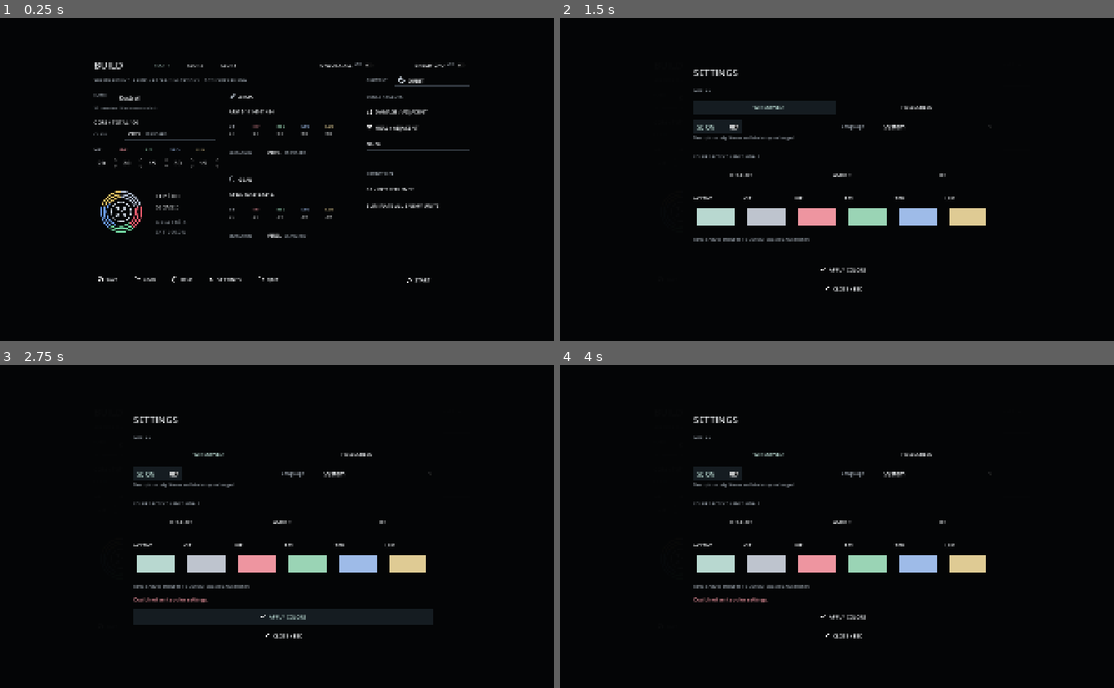
Above: before the commit, frames 1-4 (two rows, left to right).
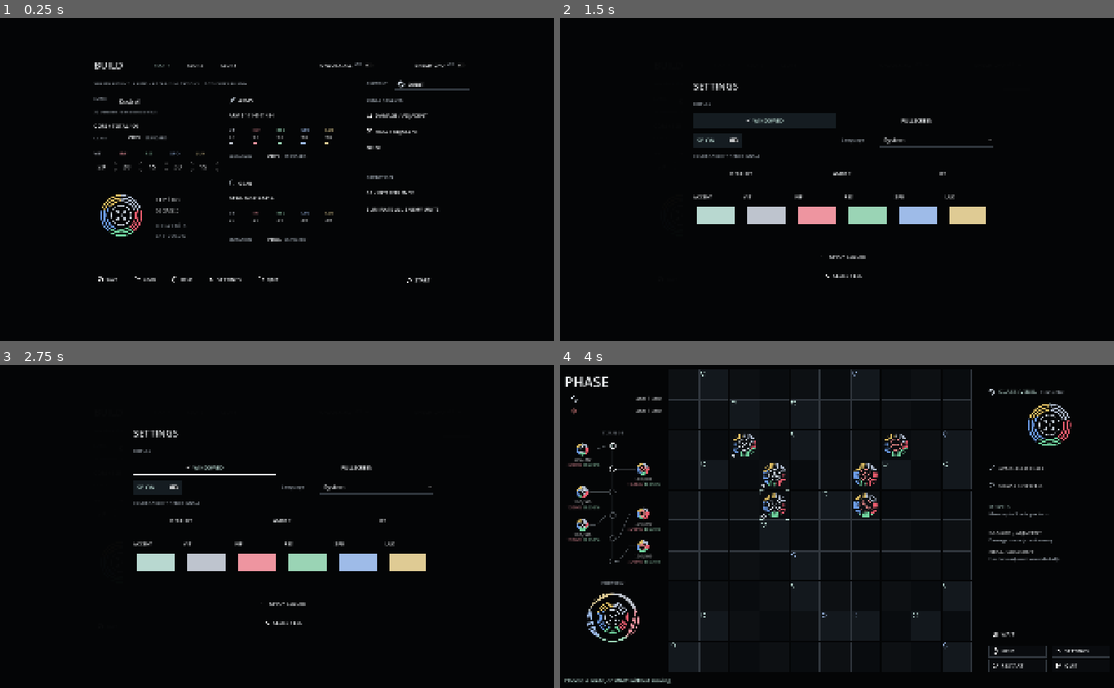
Above: after the commit, the same moments.

Repository: Glitch-Sound/phase
Game: Godot game, scene res://main.tscn
Same seed, same stepped clock (60 frames per second), same inputs: the game is played once before the commit and once after it. Sound files missing from this copy of the repository are replaced by a short silence.
Inputs:
- Up to frame 1 (0.25 s): no input
- Up to frame 2 (1.5 s): click "SETTINGS" at 0.5 s; click "WINDOWED" at 1.25 s
- Up to frame 3 (2.75 s): click "APPLY COLORS" at 2 s
- Up to frame 4 (4 s): click "START" at 2.75 s; click "START" at 3.5 s

The runs differ from the first frame. In frame 1, 4.7% of the frame differs, in the area x 16-85%, y 17-70%; in frame 2, 4.2%; in frame 3, 5.5%; in frame 4, 9.5%, in the area x 0-100%, y 1-99%.

Commit message:
fix: 設定の表示切替と余白を整える
simplify-settings-and-window-mode

Diff:
--- a/game/tuning.gd
+++ b/game/tuning.gd
@@ -168,6 +168,7 @@
 const BATTLE_HP_GAP := 16.0
 const BATTLE_HP_RIGHT := 360.0
 # BUILDは左から構成と結果、装備の比較、スキルと出撃の3列。
+const BUILD_CONTENT_GAP := 12.0
 const BUILD_RECT := Rect2(300,115,1320,810)
 # トグル同士を近づけて右へ揃え、ユニット選択との余白を広くする。
 const BUILD_CPU_TOGGLE_RECT := Rect2(988,22,288,43)
@@ -281,13 +282,19 @@
 # 同じ操作行を分け、文字とスイッチの余白を確保して言語と配色の配置を維持する。
 const SETTINGS_SE_CHOICE := Rect2(36,205,162,46)
 # 配色は説明行と分離し、DISPLAYと同じ見出しの階層に揃える。
-const SETTINGS_COLOR_SHIFT := 30.0
-const SETTINGS_COLOR_HEADER_Y := 286.0+SETTINGS_COLOR_SHIFT
+const SETTINGS_COLOR_SHIFT := -19.0
+const SETTINGS_COLOR_HEADER_Y := 270.0
 const SETTINGS_HEADING_FONT := 14
 # Languageは表示操作の行へ収める。
 const SETTINGS_LANGUAGE_LABEL := Rect2(524,214,120,26)
 const SETTINGS_LANGUAGE_CHOICE := Rect2(652,205,372,44)
-const SETTINGS_LANGUAGE_NOTE := Rect2(36,254,988,26)
+# 通常の補足文を除き、操作と失敗の領域だけを残す。
+const SETTINGS_RECT := Rect2(430,179,1060,722)
+const SETTINGS_ERROR_RECT := Rect2(36,532,988,40)
+const SETTINGS_APPLY_RECT := Rect2(36,588,988,48)
+const SETTINGS_CLOSE_RECT := Rect2(36,654,988,42)
+# 非同期切替を連続した実状態で確認してから保存する。
+const DISPLAY_SETTLE_SECONDS := 0.2
 # HELPの既存SVGだけ、見出しの大文字の実描画中心へ合わせる。
 const HELP_ICON_VERTICAL_OFFSET := -5.5
 # 見出しと本文だけを近づけ、次のセクションと区切りの位置は保つ。
--- a/tests/design_flow.gd
+++ b/tests/design_flow.gd
@@ -21,6 +21,8 @@
 	await _test_action_context(game,palette)
 	await _test_focus_scope(game)
 	await _test_settings_state()
+	_test_display_preferences()
+	await _test_embedded_display()
 	game.queue_free()
 	await process_frame
 	_finish()
@@ -158,6 +160,7 @@
 	game._close_aux()
 	game._settings()
 	await process_frame
+	_check(not game.auxiliary.find_children("*","Label",true,false).any(func(b):return b.text in ["Descriptions only. Names and labels stay unchanged.","RINGS: VIVID PRESETS / CUSTOM COLORS AS CHOSEN"]),"specified normal settings prose is removed")
 	var captions=[]
 	for label in game.auxiliary.find_children("*","Label",true,false):
 		if label.text.begins_with("INF") or label.text.begins_with("RES"):
@@ -281,3 +284,31 @@
 		_check(not ui.auxiliary.find_children("*","BaseButton",true,false).any(func(b):return b.text=="REDUCED MOTION"),"removed motion setting has no English or Japanese control")
 		_check(FileAccess.get_file_as_bytes(path+".language.json")==bytes and not FileAccess.file_exists(path),"legacy and unrelated settings remain unchanged")
 		ui.queue_free();await process_frame
+
+## REQ-020-S02、REQ-020-S03
+func _test_display_preferences() -> void:
+	if not ResourceLoader.exists("res://ui/display_settings.gd"):
+		_check(false,"display preferences component exists");return
+	var component=load("res://ui/display_settings.gd")
+	var path="res://artifacts/runtime/settings-window/test-"+str(Time.get_ticks_usec())+".json"
+	_check(component.read_from(path)==0,"missing display preference is windowed without writes")
+	_check(not FileAccess.file_exists(path),"opening missing display preferences never saves")
+	var state=component.new();state.restore(3)
+	_check(state.observe(0,1.0)==-1 and state.observe(3,1.0)==-1,"startup stale native mode never overwrites restored preference")
+	state.request(0)
+	_check(state.observe(3,1.0)==-1 and state.observe(0,0.0)==-1,"pending transition does not persist stale or unconfirmed native mode")
+	_check(state.observe(0,component.SETTLE_SECONDS)==0,"settled explicit mode is emitted once")
+	_check(state.observe(0,1.0)==-1,"stable mode never saves repeatedly")
+	_check(component.write_to(path,3).is_empty() and component.read_from(path)==3,"fullscreen preference round trip")
+	var f=FileAccess.open(path,FileAccess.WRITE);f.store_string('{"mode":"bad"}');f.close()
+	_check(component.read_from(path)==0,"unknown stored display mode is windowed")
+
+## REQ-020-S03
+func _test_embedded_display() -> void:
+	var ui=load("res://tests/fixture_main.gd").new();ui.embedded_window=true
+	ui.settings_path="res://artifacts/runtime/settings-window/embedded-"+str(Time.get_ticks_usec())+".json"
+	root.add_child(ui);await process_frame;ui._settings();await process_frame
+	_check(ui.display_buttons.values().all(func(b):return b.disabled and b.tooltip_text=="Window mode is controlled by the editor. Run in a separate window to switch."),"embedded mode disables unsupported controls with an explanation")
+	ui._request_display_mode(3);ui._sync_display_mode()
+	_check(not FileAccess.file_exists(ui.settings_path+".display.json"),"embedded request never changes saved display mode")
+	ui.queue_free();await process_frame
--- a/tests/fixture_main.gd
+++ b/tests/fixture_main.gd
@@ -6,3 +6,7 @@
 	grow_vertical=Control.GROW_DIRECTION_BOTH
 	mouse_filter=Control.MOUSE_FILTER_IGNORE
 	battle=preload("res://tests/fixture_battle.gd").new()
+
+var embedded_window=false
+func _display_embedded() -> bool:
+	return embedded_window or super._display_embedded()
--- a/tests/ring_palette.gd
+++ b/tests/ring_palette.gd
@@ -62,7 +62,7 @@
 	game._settings()
 	await process_frame
 	var labels=game.auxiliary.find_children("*","Label",true,false).map(func(l):return l.text)
-	_check(labels.has("RINGS: VIVID PRESETS / CUSTOM COLORS AS CHOSEN"),"color settings explains the presentation relationship")
+	_check(not labels.has("RINGS: VIVID PRESETS / CUSTOM COLORS AS CHOSEN"),"removed ring relationship prose stays absent")
 	for i in range(6):
 		game.palette_pickers[i].color=P.PRESETS.DEFAULT[i]
 	game._apply_colors()
--- /dev/null
+++ b/ui/display_settings.gd
@@ -0,0 +1,42 @@
+## 実表示の確定と独立保存を扱い、非同期復元中の旧値を書き戻さない。
+extends RefCounted
+const SETTLE_SECONDS=preload("res://game/tuning.gd").DISPLAY_SETTLE_SECONDS
+var _pending=-1
+var _explicit=false
+var _observed=-1
+var _elapsed=0.0
+
+## 起動時の復元を待つ。modeは正規化済みのモード。保存イベントは発生させない。
+func restore(mode: int) -> void:
+	_pending=mode;_explicit=false;_observed=-1;_elapsed=0.0
+
+## 明示操作を待つ。modeはWINDOWEDかFULLSCREEN。安定するまで保存しない。
+func request(mode: int) -> void:
+	restore(mode);_explicit=true
+
+## 実モードを観測する。modeは実モード、deltaは秒。戻り値は保存すべき明示モードを一度だけ返し、それ以外は-1。
+func observe(mode: int,delta: float) -> int:
+	if _pending<0 or mode!=_pending:_observed=-1;_elapsed=0.0;return -1
+	if _observed!=mode:_observed=mode;_elapsed=0.0
+	else:_elapsed+=delta
+	if _elapsed<SETTLE_SECONDS:return -1
+	_pending=-1
+	return mode if _explicit else -1
+
+## 表示設定を読む。pathは専用JSON。戻り値はモード。未指定、不明、破損はWINDOWEDとし、書き込まない。
+static func read_from(path: String) -> int:
+	if not FileAccess.file_exists(path):return DisplayServer.WINDOW_MODE_WINDOWED
+	var value=JSON.parse_string(FileAccess.get_file_as_string(path))
+	if not value is Dictionary:return DisplayServer.WINDOW_MODE_WINDOWED
+	var mode=value.get("mode")
+	return DisplayServer.WINDOW_MODE_FULLSCREEN if (mode is int or mode is float) and mode==DisplayServer.WINDOW_MODE_FULLSCREEN else DisplayServer.WINDOW_MODE_WINDOWED
+
+## 明示モードを独立保存する。pathは専用JSON、modeはモード。戻り値は正常時空文字、失敗時の説明。
+static func write_to(path: String,mode: int) -> String:
+	if DirAccess.make_dir_recursive_absolute(path.get_base_dir())!=OK:return "Could not create display settings directory."
+	var file=FileAccess.open(path+".tmp",FileAccess.WRITE)
+	if file==null:return "Could not save display settings."
+	file.store_string(JSON.stringify({"mode":mode}));file.close()
+	if FileAccess.file_exists(path) and DirAccess.copy_absolute(path,path+".backup-"+str(Time.get_ticks_usec()))!=OK:return "Could not back up display settings."
+	if DirAccess.rename_absolute(path+".tmp",path)!=OK:return "Could not replace display settings."
+	return ""
--- a/ui/japanese.gd
+++ b/ui/japanese.gd
@@ -124,13 +124,11 @@
 	"Invalid build. Check unlocked elements and the CORE total.": "構成が無効。解放状態とCORE合計の確認が必要。",
 	"SAVED / Previous save is backed up.": "SAVED / 以前の保存を退避した。",
 	"LOADED / Builds and shared archive restored.": "LOADED / 編成と共有アーカイブを復元した。",
-	"APPLIED / Saved separately from your build.": "APPLIED / 編成とは別の設定に保存した。",
 	"All sound effects. Applies immediately.": "効果音を一括で切り替える。変更はすぐ反映。",
 	"Could not create sound settings directory.": "効果音設定の保存先を作成できない。",
 	"Could not save sound settings.": "効果音設定を保存できない。以前の設定を保持。",
 	"Could not back up sound settings.": "効果音設定を退避できない。以前の設定を保持。",
 	"Could not replace sound settings.": "効果音設定を置換できない。以前の設定を保持。",
-	"Descriptions only. Names and labels stay unchanged.": "説明文だけを切り替える。名称とラベルは変更しない。",
 	"Could not save language settings.": "言語設定を保存できない。以前の設定を保持。",
 	"Could not back up language settings.": "言語設定を退避できない。以前の設定を保持。",
 	"Could not replace language settings.": "言語設定を置換できない。以前の設定を保持。",
@@ -167,8 +165,12 @@
 	"Expected three PLAYER builds.": "PLAYERの編成は3体が必要。",
 	"Invalid or locked build element.": "未解放または無効な構成要素。",
 	"Move to cardinal neighbors; avoid occupied cells.\nWAIT stays put; skills require movement.\nOrigin / Esc clears the  …(421 unchanged characters)…
-	"RINGS: VIVID PRESETS / CUSTOM COLORS AS CHOSEN": "RINGS: プリセットは鮮やかに、カスタム色は指定どおり。",
 	"NO REWARDS IN DEBUG": "DEBUGでは報酬なし",
 	"0 / NO NEW SIGNALS": "0 / 新しい収集物なし",
-	"Inspected unit: %s": "確認中のユニット: %s"
+	"Inspected unit: %s": "確認中のユニット: %s",
+	"Window mode is controlled by the editor. Run in a separate window to switch.": "エディター内では表示モードを切り替えられない\n別ウィンドウでの実行が必要",
+	"Could not create display settings directory.": "表示設定の保存先を作成できない",
+	"Could not save display settings.": "表示設定を保存できない",
+	"Could not back up display settings.": "表示設定を退避できない",
+	"Could not replace display settings.": "表示設定を置き換えられない",
 }
--- a/ui/main.gd
+++ b/ui/main.gd
@@ -67,7 +67,8 @@
 var preferred_locale_override: Variant=null
 var se_selector: CheckButton
 var language_selector: OptionButton
-var language_note: Label
+const DISPLAY_SETTINGS=preload("res://ui/display_settings.gd")
+var display_settings=DISPLAY_SETTINGS.new()
 var settings_path="res://artifacts/runtime/ui-settings.json"
 const BOARD = T.BATTLE_BOARD_ORIGIN
 const CELL = T.BATTLE_CELL
@@ -160,6 +161,9 @@
 	copy_language.preferred_locale=TranslationServer.get_locale() if preferred_locale_override==null else str(preferred_locale_override)
 	copy_language.selection=LANGUAGE.read_from(settings_path+".language.json")
 	palette_colors=P.load_from(settings_path)
+	if not _display_embedded() and DisplayServer.get_name()!="headless" and FileAccess.file_exists(settings_path+".display.json"):
+		var restored=DISPLAY_SETTINGS.read_from(settings_path+".display.json")
+		display_settings.restore(restored);get_window().mode=restored
 	_set_theme()
 	notice=Label.new()
 	notice.position=Vector2(300,956)
@@ -1033,7 +1037,10 @@
 	_toggle(panel,"ENEMY CPU",T.BUILD_CPU_TOGGLE_RECT,cpu_enabled,func(value):cpu_enabled=value;_build())
 	if debug_session.available():
 		_toggle(panel,"UNLOCK ALL",T.DEBUG_TOGGLE_RECT,collection.temporary,func(value):_toggle_debug(value))
-	_label(panel,"SHARED ARCHIVE   %d ARMS / %d GEAR / %d MUTATIONS     %s" % [collection.items.ARMS.size(),collection.items.GEAR.size(),collection.mutations.size(),"PLAYER: HUMAN / ENEMY: CPU" if cpu_enabled else "BOTH SIDES: HUMAN"],Rect2(left,83,880,26),14,MUTED)
+	_label(panel,"SHARED ARCHIVE   %d ARMS / %d GEAR / %d MUTATIONS     %s" % [collection.items.ARMS.size(),collection.items.GEAR.size(),collection.mutations.size(),"PLAYER: HUMAN / ENEMY: CPU" if cpu_enabled else "BOTH SIDES: HUMAN"],Rect2(left,83+T.BUILD_CONTENT_GAP,880,26),14,MUTED)
+	var header_panel=panel
+	var content=Control.new();content.position=Vector2(0,T.BUILD_CONTENT_GAP);content.size=panel.size-Vector2(0,T.BUILD_CONTENT_GAP);content.mouse_filter=Control.MOUSE_FILTER_IGNORE;panel.add_child(content)
+	panel=content
 	_build_assembly_entry(panel)
 	var b: Dictionary=collection.builds[edit_unit]
 	_label(panel,"NAME",Rect2(left,132,62,40),14,MUTED)
@@ -1116,6 +1123,7 @@
 		preview.draw_string(mono,Vector2(205,92),"MOVE %d" % battle.movement(u),HORIZONTAL_ALIGNMENT_LEFT,-1,18,WHITE)
 		preview.draw_string(mono,Vector2(205,140),"DELAY %.1f" % M.delay(u),HORIZONTAL_ALIGNMENT_LEFT,-1,16,MUTED)
 		preview.draw_string(mono,Vector2(205,173),"INF %.1f%%" % (M.sync(u,1).factor*100),HORIZONTAL_ALIGNMENT_LEFT,-1,16,MUTED))
+	panel=header_panel
 	for row in [["SAVE",36,108,_save],["LOAD",158,108,_load],["HELP",280,108,_help],["SETTINGS",402,150,_settings],["QUIT",566,108,_quit]]:
 		var button=_button(panel,row[0],Rect2(row[1],730,row[2],44),row[3])
 		button.disabled=collection.temporary and row[0] in ["SAVE","LOAD"]
@@ -1470,12 +1478,14 @@
 
 func _settings() -> void:
 	_close_aux()
-	var panel=_modal(Rect2(430,135,1060,810),true)
+	var panel=_modal(T.SETTINGS_RECT,true)
 	_label(panel,"SETTINGS",Rect2(36,25,960,48),32,WHITE)
 	_label(panel,"DISPLAY",Rect2(36,98,400,28),T.SETTINGS_HEADING_FONT,MUTED)
 	display_buttons.clear();display_mode=-1
 	for mode in [DisplayServer.WINDOW_MODE_WINDOWED,DisplayServer.WINDOW_MODE_FULLSCREEN]:
-		display_buttons[mode]=_button(panel,"WINDOWED" if mode==DisplayServer.WINDOW_MODE_WINDOWED else "FULLSCREEN",Rect2(36 if mode==DisplayServer.WINDOW_MODE_WINDOWED else 524,138,470 if mode==DisplayServer.WINDOW_MODE_WINDOWED else 500,48),func():DisplayServer.window_set_mode(mode))
+		display_buttons[mode]=_button(panel,"WINDOWED" if mode==DisplayServer.WINDOW_MODE_WINDOWED else "FULLSCREEN",Rect2(36 if mode==DisplayServer.WINDOW_MODE_WINDOWED else 524,138,470 if mode==DisplayServer.WINDOW_MODE_WINDOWED else 500,48),func():_request_display_mode(mode))
+		display_buttons[mode].disabled=_display_embedded()
+		if _display_embedded():_set_prose(display_buttons[mode],"Window mode is controlled by the editor. Run in a separate window to switch.","tooltip_text")
 	se_selector=CheckButton.new();se_selector.name="SE"
 	se_selector.position=T.SETTINGS_SE_CHOICE.position;se_selector.size=T.SETTINGS_SE_CHOICE.size
 	se_selector.text="SE ON" if sfx.enabled else "SE OFF";se_selector.button_pressed=sfx.enabled
@@ -1491,7 +1501,6 @@
 	language_selector.selected=LANGUAGE.CHOICES.find(copy_language.selection)
 	language_selector.item_selected.connect(func(index):_change_language(LANGUAGE.CHOICES[index]))
 	panel.add_child(language_selector)
-	language_note=_prose_label(panel,"Descriptions only. Names and labels stay unchanged.",T.SETTINGS_LANGUAGE_NOTE,13,MUTED)
 	_label(panel,"COLOR / ACCENT + FIVE SIGNALS",Rect2(36,T.SETTINGS_COLOR_HEADER_Y,988,28),T.SETTINGS_HEADING_FONT,MUTED)
 	var presets=P.PRESETS.keys()
 	for i in range(presets.size()):
@@ -1515,9 +1524,8 @@
 		editor.sliders_visible=false
 		editor.presets_visible=false
 		palette_pickers.append(picker)
-	_prose_label(panel,"RINGS: VIVID PRESETS / CUSTOM COLORS AS CHOSEN",Rect2(36,558+T.SETTINGS_COLOR_SHIFT,988,30),15,MUTED)
-	palette_error=_label(panel,"",Rect2(36,600+T.SETTINGS_COLOR_SHIFT,988,52),17,status_colors[1])
-	for item in [["APPLY COLORS",Rect2(36,676,988,48),_apply_colors,"check"],["CLOSE / ESC",Rect2(36,742,988,42),_close_aux,"close"]]:
+	palette_error=_label(panel,"",T.SETTINGS_ERROR_RECT,17,status_colors[1])
+	for item in [["APPLY COLORS",T.SETTINGS_APPLY_RECT,_apply_colors,"check"],["CLOSE / ESC",T.SETTINGS_CLOSE_RECT,_close_aux,"close"]]:
 		var button=_button(panel,item[0],item[1],item[2],item[3])
 		button.alignment=HORIZONTAL_ALIGNMENT_CENTER
 		button.vertical_icon_alignment=VERTICAL_ALIGNMENT_CENTER
@@ -1530,10 +1538,24 @@
 			button.add_theme_stylebox_override(state,style)
 	_sync_display_mode()
 
+func _display_embedded() -> bool:
+	return Engine.is_embedded_in_editor()
+
+func _request_display_mode(mode: int) -> void:
+	if _display_embedded():return
+	if collection.temporary:display_settings.restore(mode)
+	else:display_settings.request(mode)
+	get_window().mode=mode
+
 func _sync_display_mode() -> void:
+	var actual=DisplayServer.window_get_mode(get_window().get_window_id())
+	var mode=DisplayServer.WINDOW_MODE_FULLSCREEN if actual in [DisplayServer.WINDOW_MODE_FULLSCREEN,DisplayServer.WINDOW_MODE_EXCLUSIVE_FULLSCREEN] else DisplayServer.WINDOW_MODE_WINDOWED
+	if not _display_embedded():
+		var confirmed=display_settings.observe(mode,get_process_delta_time())
+		if confirmed>=0 and not collection.temporary:
+			var error=DISPLAY_SETTINGS.write_to(settings_path+".display.json",confirmed)
+			if not error.is_empty() and is_instance_valid(palette_error):_set_prose(palette_error,error)
 	if not is_instance_valid(auxiliary) or display_buttons.is_empty():return
-	var actual=DisplayServer.window_get_mode()
-	var mode=DisplayServer.WINDOW_MODE_FULLSCREEN if actual in [DisplayServer.WINDOW_MODE_FULLSCREEN,DisplayServer.WINDOW_MODE_EXCLUSIVE_FULLSCREEN] else DisplayServer.WINDOW_MODE_WINDOWED
 	if display_mode==mode:return
 	display_mode=mode
 	for key in display_buttons:
@@ -1579,8 +1601,6 @@
 		_result()
 	_hud()
 	_settings()
-	_set_prose(palette_error,"APPLIED / DEBUG / NOT SAVED" if collection.temporary else "APPLIED / Saved separately from your build.")
-	palette_error.add_theme_color_override("font_color",CYAN)
 	queue_redraw()
 
 func _explain(source: String) -> String:
@@ -1626,12 +1646,11 @@
 	var error="" if collection.temporary else LANGUAGE.write_to(settings_path+".language.json",value)
 	if not error.is_empty():
 		if is_instance_valid(language_selector):language_selector.selected=LANGUAGE.CHOICES.find(copy_language.selection)
-		if is_instance_valid(language_note):_set_prose(language_note,error)
+		if is_instance_valid(palette_error):_set_prose(palette_error,error)
 		return false
 	copy_language.selection=value
 	_refresh_explanations(self)
 	if is_instance_valid(language_selector):language_selector.selected=LANGUAGE.CHOICES.find(value)
-	if is_instance_valid(language_note):_set_prose(language_note,"Descriptions only. Names and labels stay unchanged.")
 	if is_instance_valid(notice):notice.text=_explain(message)
 	_update_panel_hint();queue_redraw()
 	return true
Not shown, added: openspec/changes/archive/2026-11-22-simplify-settings-and-window-mode/.openspec.yaml
Not shown, added: ui/display_settings.gd.uid
Not shown, added: artifacts/settings-window-review.md
Not shown, added: openspec/changes/archive/2026-11-22-simplify-settings-and-window-mode/design.md
Not shown, added: openspec/changes/archive/2026-11-22-simplify-settings-and-window-mode/proposal.md
Not shown, added: openspec/changes/archive/2026-11-22-simplify-settings-and-window-mode/specs/battle-interface/spec.md
Not shown, added: openspec/changes/archive/2026-11-22-simplify-settings-and-window-mode/tasks.md
Not shown, changed: openspec/manual-checks.md
Not shown, changed: openspec/specs/battle-interface/spec.md
Not shown, changed: openspec/structure.md
Not shown, changed: openspec/tech.md
